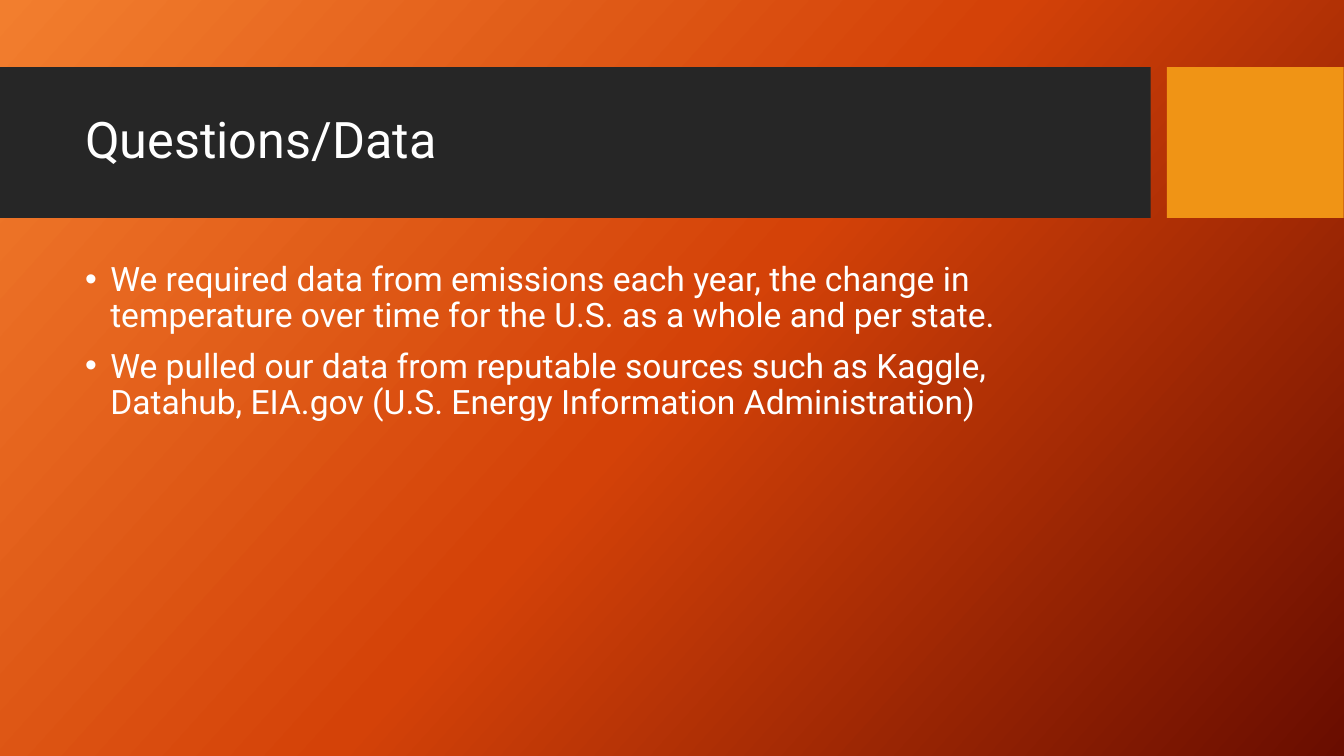
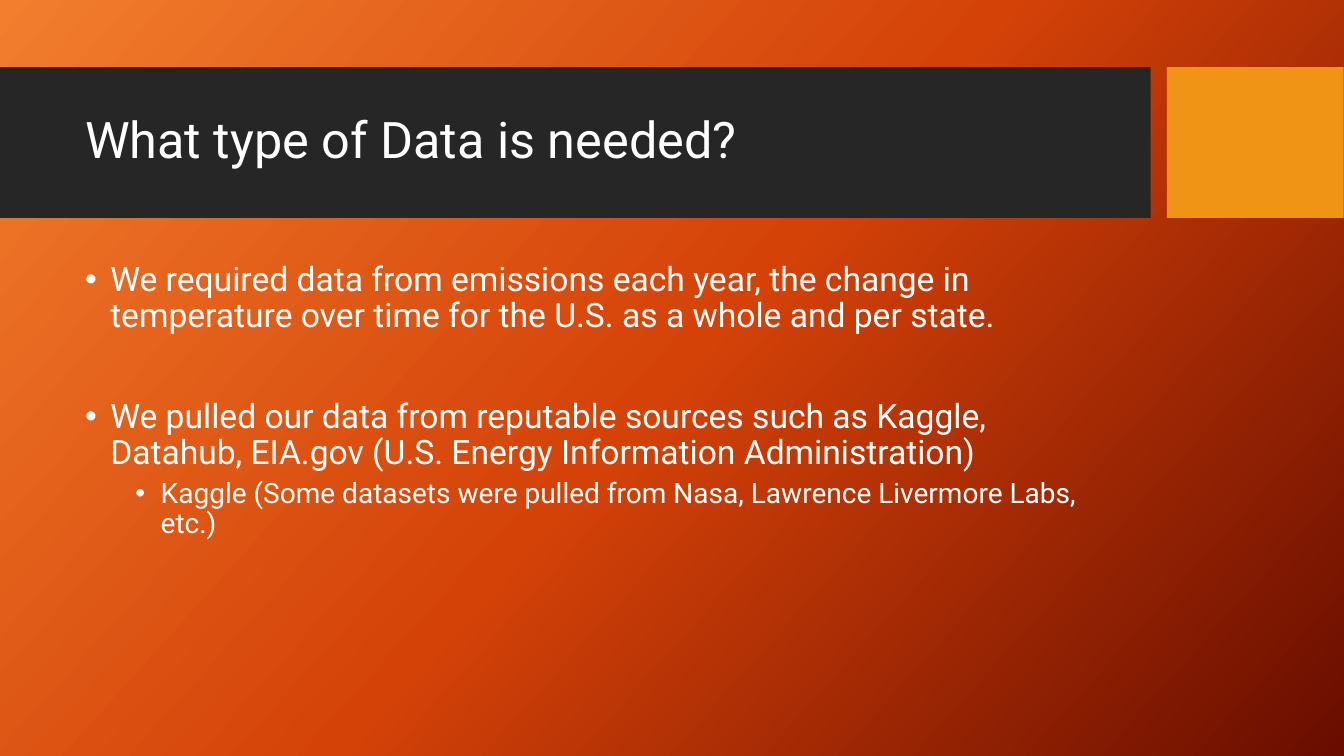
Before and after one commit to KennytheSun/Global_Warming_Repo, a slide deck: slide 4 of CO2emissionsVsTempPP.pptx. Drawn at 1344x756 pixels with LibreOffice and Linux fonts; fonts in the diff are those of the drawing; background and template pictures are left out. Boxes give left, top, right and bottom in pixels: in the first picture for what was removed or moved away, otherwise in the second. Text is boxed around its words. In the diff, an @@ line names an element or a change of style, - is before the commit and + after.

```diff
--- a/CO2emissionsVsTempPP.pptx
+++ b/CO2emissionsVsTempPP.pptx
@@ title at [85, 119, 736, 169]: text changed @@
-Questions/Data
+What type of Data is needed?
@@ text at [161, 480, 1076, 539]: paragraph added @@
+  • Kaggle (Some datasets were pulled from Nasa, Lawrence Livermore Labs, etc.)
```
Also in this commit, not shown: 3 other slides changed, 12 slides added, 2 slides removed.
